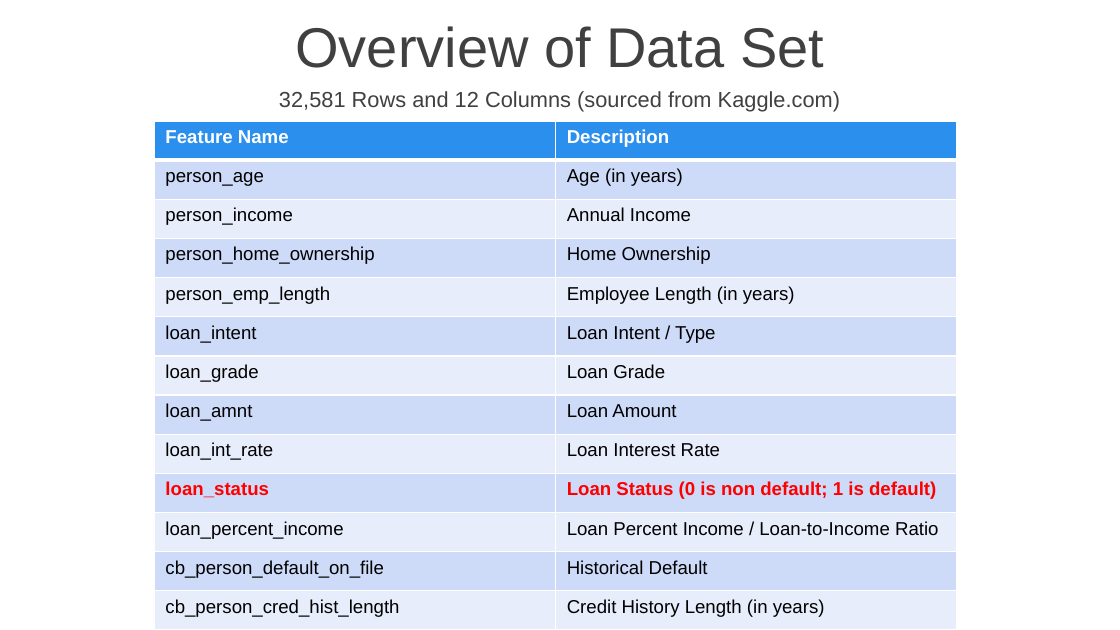
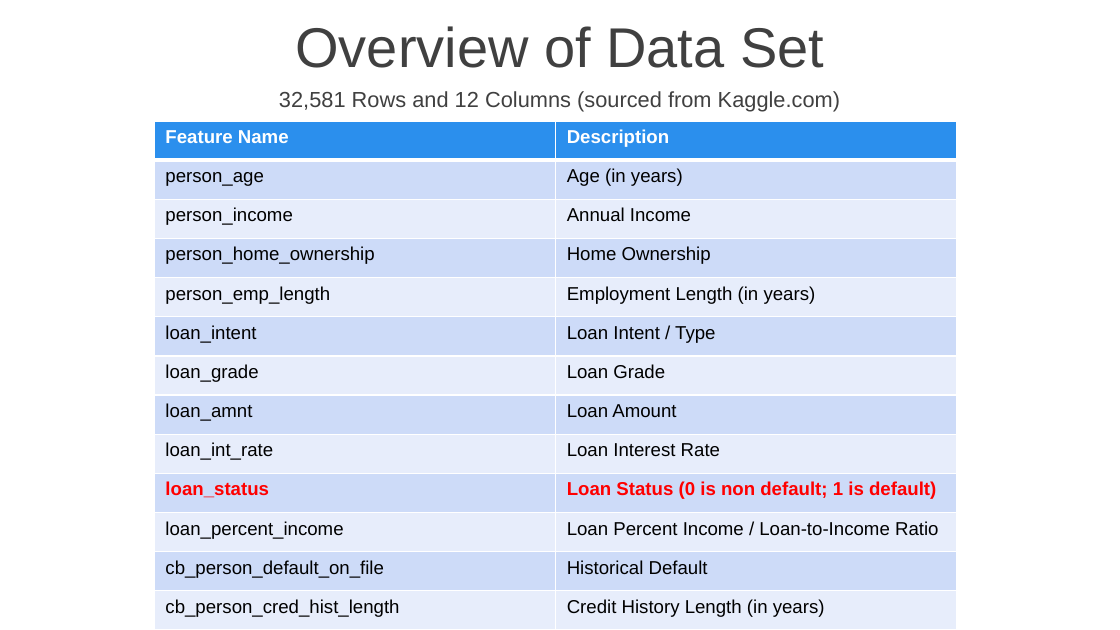
Before and after one commit to DarleneKo/loan-default-risk, a slide deck: slide 3 of Loan Default Risk (FINAL).pptx. Drawn at 1120x630 pixels with LibreOffice and Linux fonts; fonts in the diff are those of the drawing; background and template pictures are left out. Boxes give left, top, right and bottom in pixels: in the first picture for what was removed or moved away, otherwise in the second. Text is boxed around its words. In the diff, an @@ line names an element or a change of style, - is before the commit and + after.

Commit message:
Final Push

```diff
--- a/Loan Default Risk (FINAL).pptx
+++ b/Loan Default Risk (FINAL).pptx
@@ table at (155, 121, 956, 629) @@
-row 5, column 2: Employee Length (in years)
+row 5, column 2: Employment Length (in years)
```
Also in this commit, not shown: 1 other slide changed.
